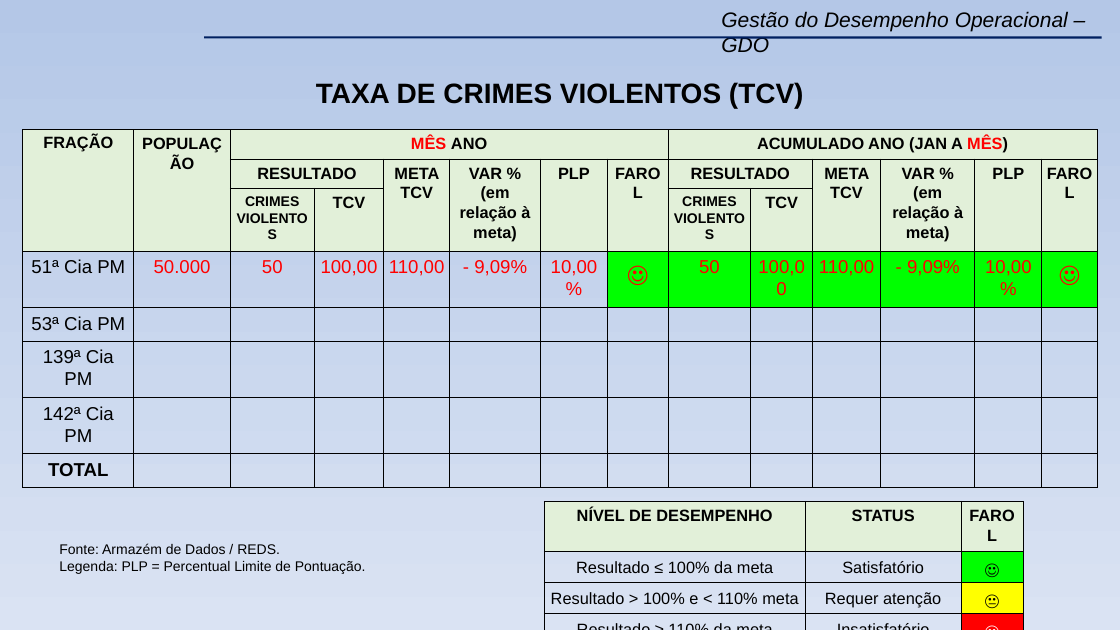
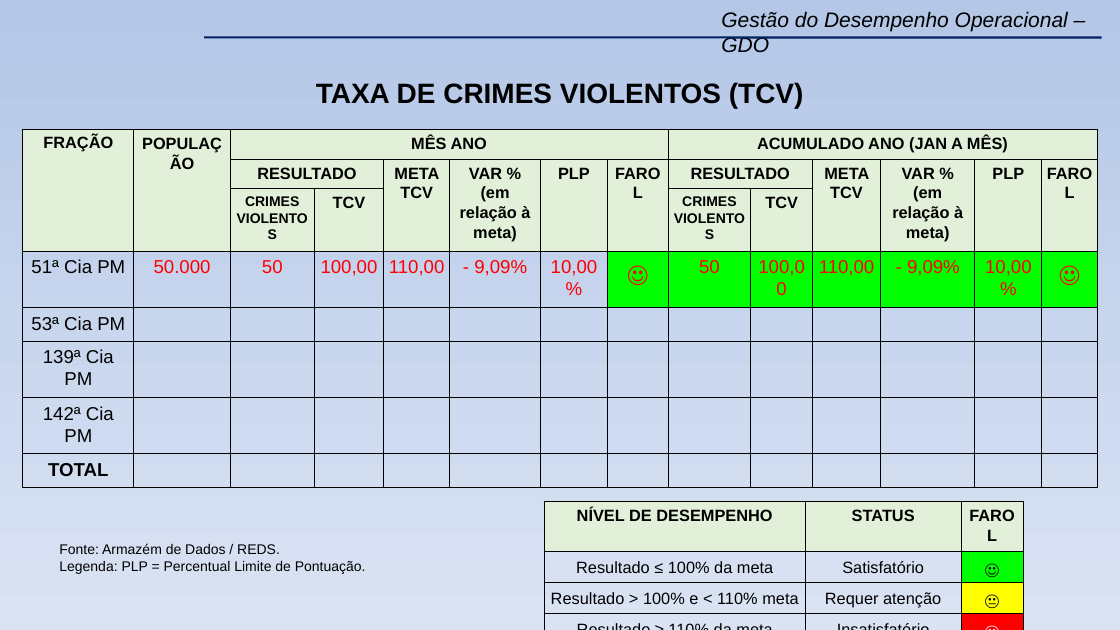
Before and after one commit to WENDEL4891/apresentacao_gdo, a slide deck: slide 4 of files/modelo_apresentacao/Modelo (Novo) GDO 23º BPM.pptx. Drawn at 1120x630 pixels with LibreOffice and Linux fonts; fonts in the diff are those of the drawing; background and template pictures are left out. Boxes give left, top, right and bottom in pixels: in the first picture for what was removed or moved away, otherwise in the second. Text is boxed around its words. In the diff, an @@ line names an element or a change of style, - is before the commit and + after.

```diff
--- a/files/modelo_apresentacao/Modelo (Novo) GDO 23º BPM.pptx
+++ b/files/modelo_apresentacao/Modelo (Novo) GDO 23º BPM.pptx
@@ table at (23,129,1098,485) @@
@@ text colour #FF0000 to #000000 in "MÊS", "MÊS)" @@
```
Also in this commit, not shown: 30 other slides changed, 8 other files.
